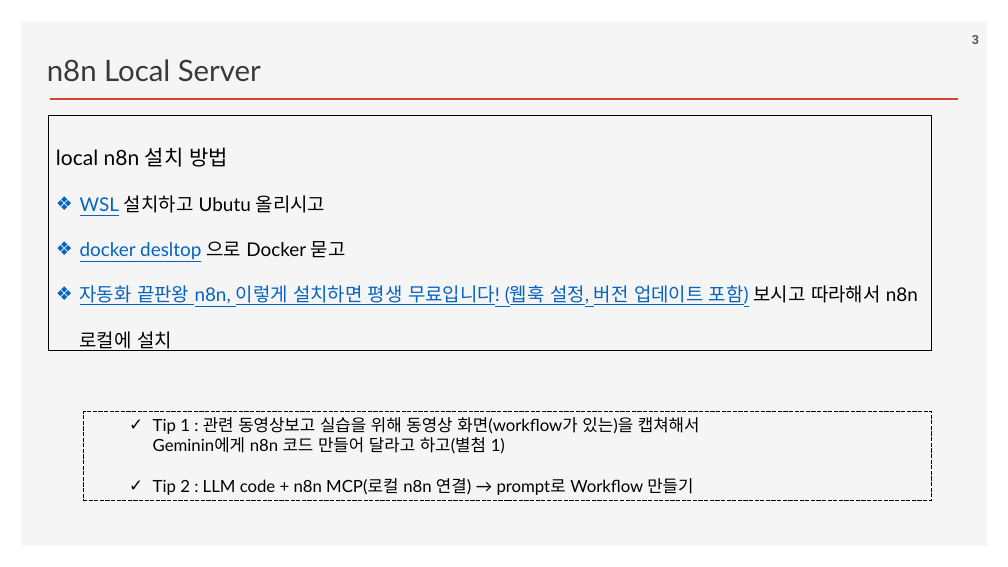
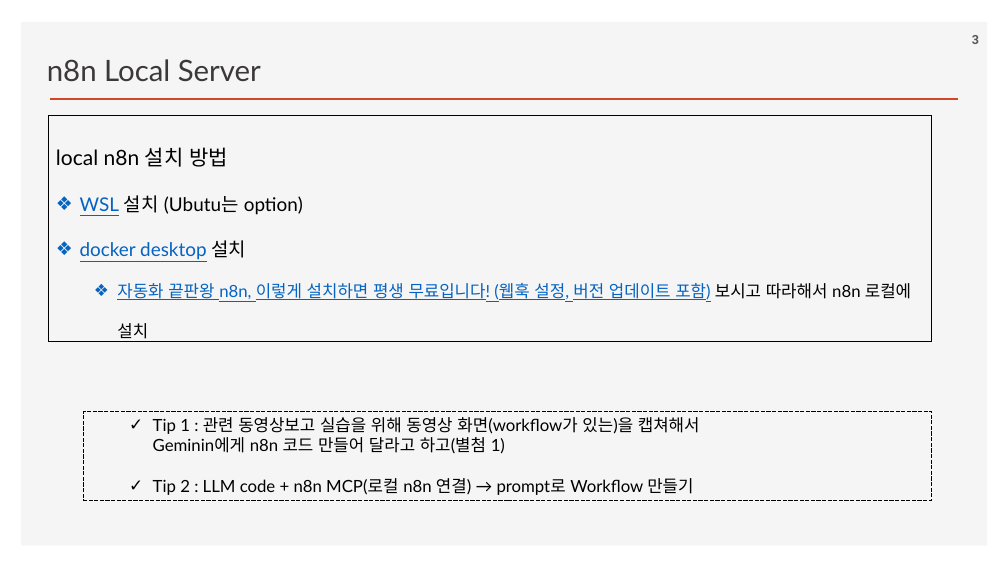
Before and after one commit to ancestor9/2026_Fall_AI-Workflow, a slide deck: slide 3 of PPTs/04_AI Workflow_n8n.pptx. Drawn at 1008x567 pixels with LibreOffice and Linux fonts; fonts in the diff are those of the drawing; background and template pictures are left out. Boxes give left, top, right and bottom in pixels: in the first picture for what was removed or moved away, otherwise in the second. Text is boxed around its words. In the diff, an @@ line names an element or a change of style, - is before the commit and + after.

```diff
--- a/PPTs/04_AI Workflow_n8n.pptx
+++ b/PPTs/04_AI Workflow_n8n.pptx
@@ rectangle "local n8n 설치 방법": place and size @@
-rectangle "local n8n 설치 방법" at [48, 116, 932, 351]
+rectangle "local n8n 설치 방법" at [48, 116, 932, 342]
@@ text in rectangle at [80, 195, 303, 260]: text changed @@
-❖ WSL 설치하고 Ubutu 올리시고
-❖ docker desltop 으로 Docker 묻고
+❖ WSL 설치 (Ubutu는 option)
+❖ docker desktop 설치
@@ text in rectangle at [117, 283, 911, 342]: size 18 to 16 pt in "자동화 끝판왕 n8n, 이렇게 설치하면 평생 무료입니다! ..."; list level 1 to 2 in "자동화 끝판왕 n8n, 이렇게 설치하면 ..." @@
```
Also in this commit, not shown: 3 other slides changed.
